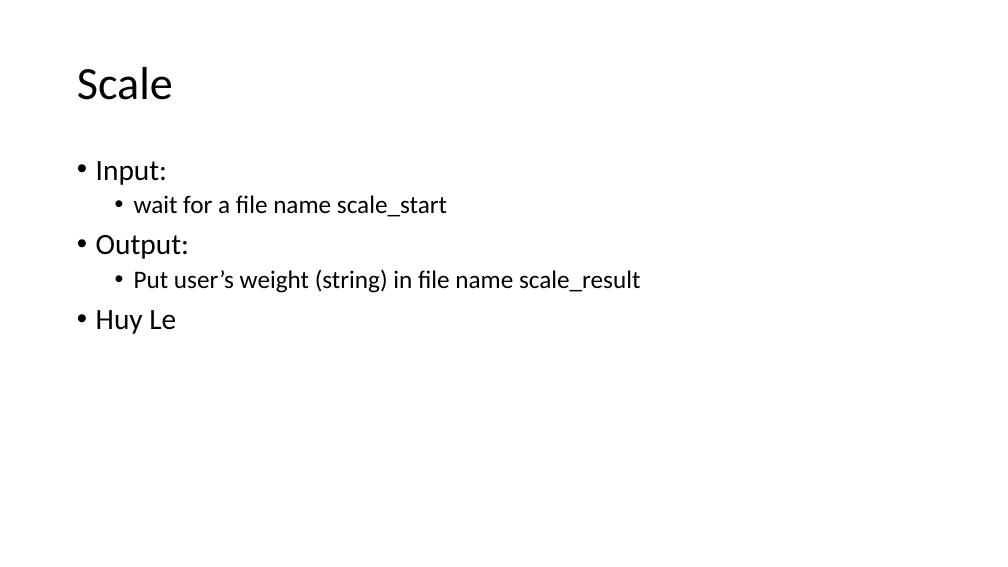
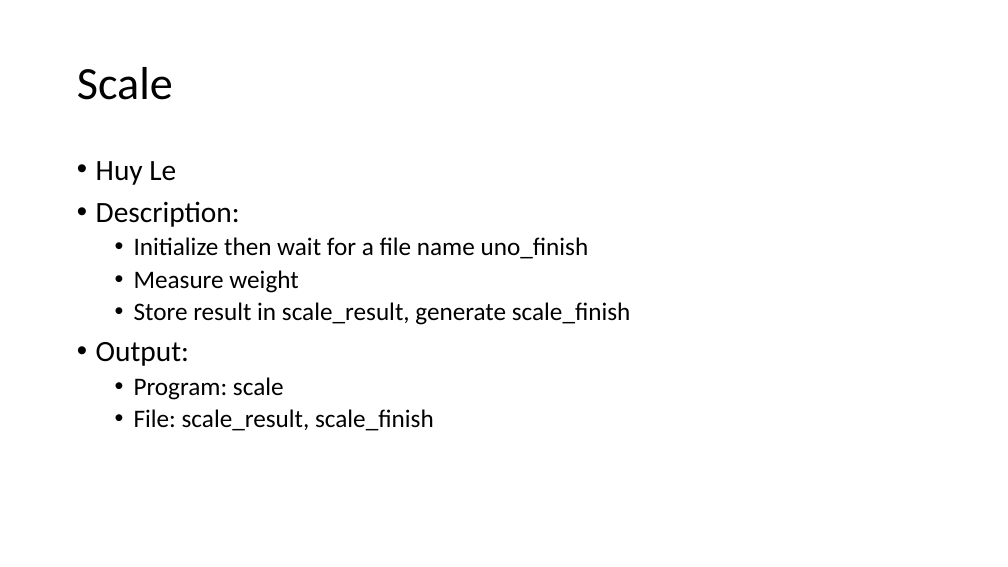
Before and after one commit to nguyenphu27/MyThesis, a slide deck: slide 11 of 00_Document/00_development_process/PPT_FunctionSpecification_R00.pptx (slide 9 before the commit). Drawn at 1008x567 pixels with LibreOffice and Linux fonts; fonts in the diff are those of the drawing. Boxes give left, top, right and bottom in pixels: in the first picture for what was removed or moved away, otherwise in the second. Text is boxed around its words. In the diff, an @@ line names an element or a change of style, - is before the commit and + after.

```diff
--- a/00_Document/00_development_process/PPT_FunctionSpecification_R00.pptx
+++ b/00_Document/00_development_process/PPT_FunctionSpecification_R00.pptx
@@ text at (96,161,631,325): text changed @@
-• Input:
-  • wait for a file name scale_start
+• Huy Le
+• Description:
+  • Initialize then wait for a file name uno_finish
+  • Measure weight
+  • Store result in scale_result, generate scale_finish
@@ text at (134,377,434,431): text changed @@
-  • Put user’s weight (string) in file name scale_result
-• Huy Le
+  • Program: scale
+  • File: scale_result, scale_finish
```
Also in this commit, not shown: 16 other slides changed, 1 slide added, 2 other files.
